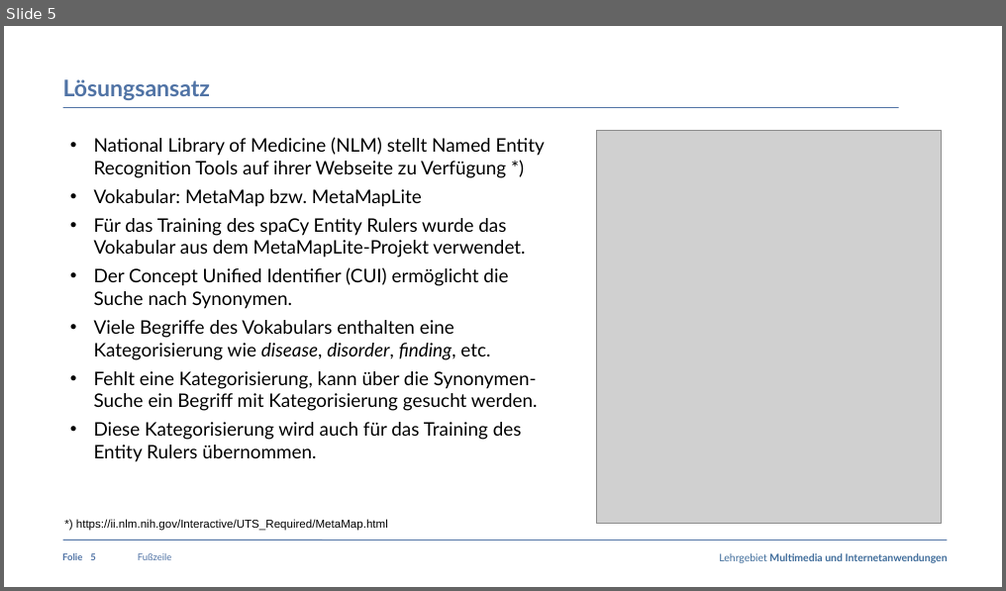
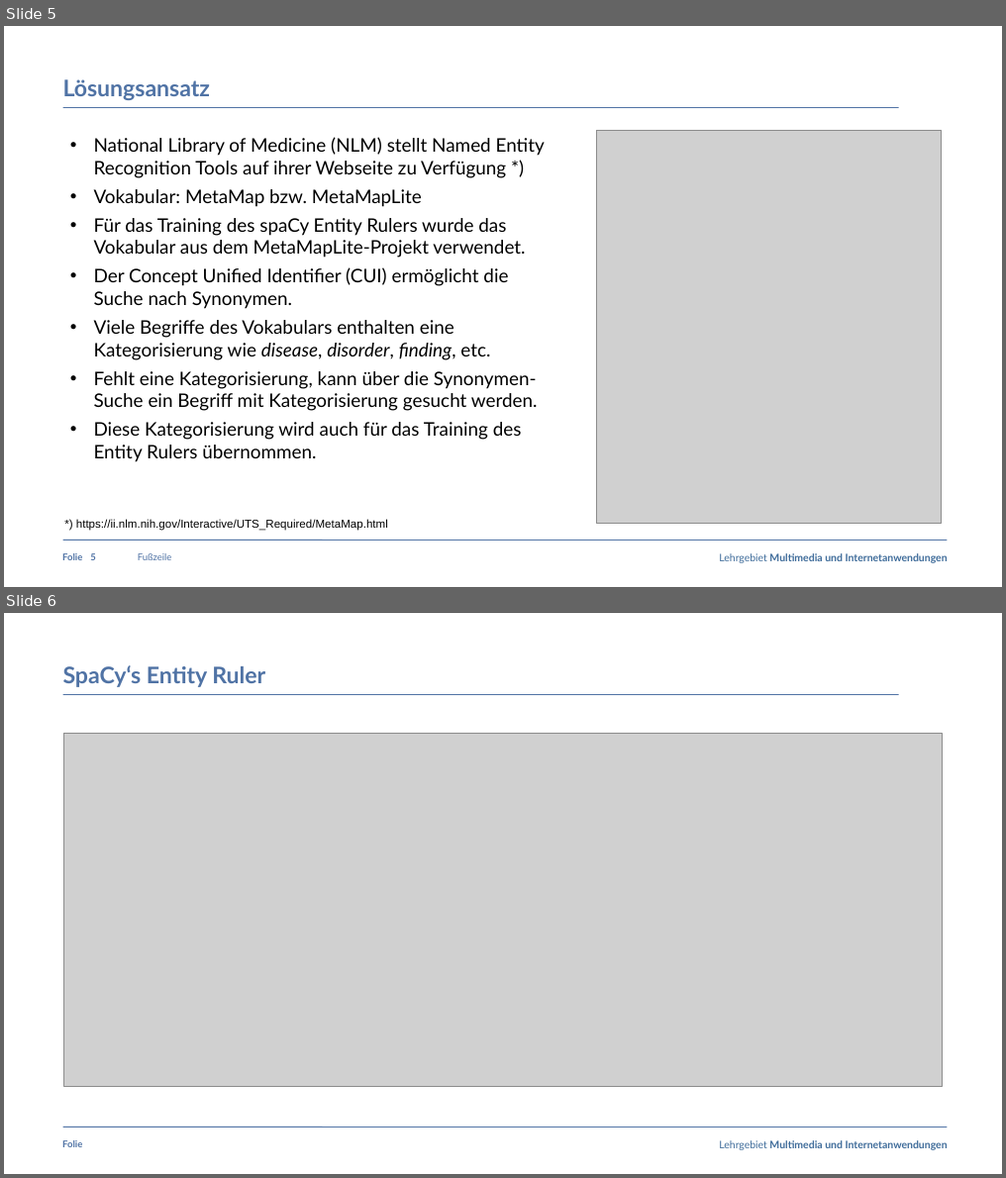
Before and after one commit to claraja/NLP_63458_WS22, a slide deck: Praesentation/Praesentation_Fachpraktikum_MedExtractor_Gruppe5.pptx. Shown one above the other, each under a label of ours: slide 5 before the commit, slides 5 and 6 after it. The pictures are 1006x591 and 1006x1178 pixels, drawn with LibreOffice and Linux fonts; fonts in the diff are those of the drawing; grey boxes stand for pictures; background and template pictures are left out. Boxes give left, top, right and bottom in pixels: in the first picture for what was removed or moved away, otherwise in the second. Text is boxed around its words. In the diff, an @@ line names an element or a change of style, - is before the commit and + after.

Commit message:
Folie zu Entity Ruler ergänzt.

```diff
--- a/Praesentation/Praesentation_Fachpraktikum_MedExtractor_Gruppe5.pptx
+++ b/Praesentation/Praesentation_Fachpraktikum_MedExtractor_Gruppe5.pptx
@@ slide 6 added at <box>4,613,1002,1174</box>, background #FFFFFF; not listed: 4 template elements that a slide beside it also shows @@
@@ title added at <box>63,665,265,687</box>, 22 pt, text #5073A5, bold @@
+SpaCy‘s Entity Ruler
@@ picture added at <box>63,733,943,1087</box> @@
```
